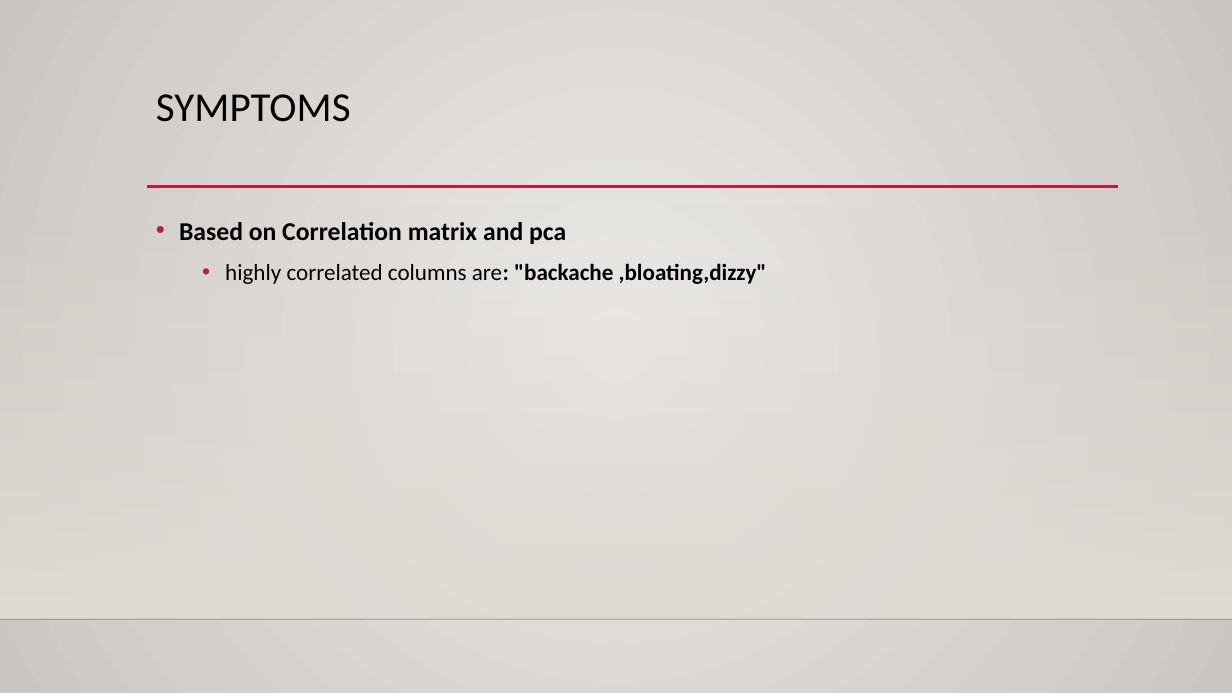
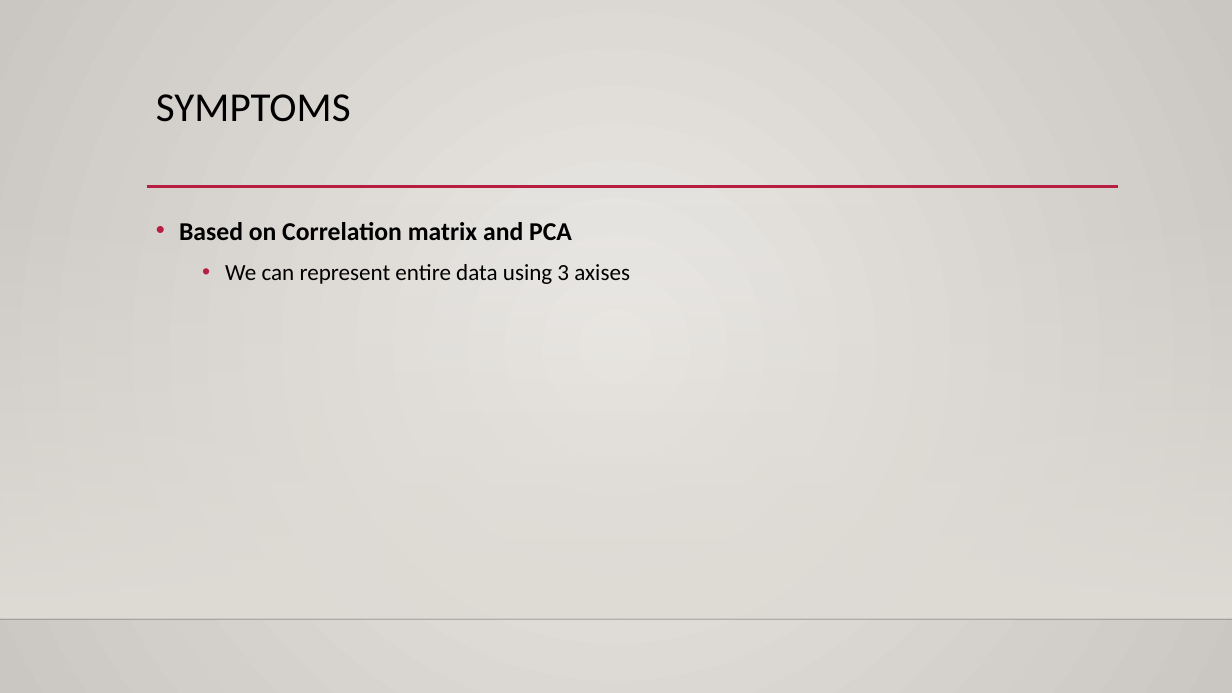
Before and after one commit to RajHarry/Women-Periods-Data-Analysis, a slide deck: slide 6 of PsLove dataset analyzation.pptx (slide 7 before the commit). Drawn at 1232x693 pixels with LibreOffice and Linux fonts; fonts in the diff are those of the drawing; background and template pictures are left out. Boxes give left, top, right and bottom in pixels: in the first picture for what was removed or moved away, otherwise in the second. Text is boxed around its words. In the diff, an @@ line names an element or a change of style, - is before the commit and + after.

Commit message:
presentations
final_two

```diff
--- a/PsLove dataset analyzation.pptx
+++ b/PsLove dataset analyzation.pptx
@@ text at [179,222,630,284]: text changed; bold off @@
-• Based on Correlation matrix and pca
-  • highly correlated columns are: "backache ,bloating,dizzy"
+• Based on Correlation matrix and PCA
+  • We can represent entire data using 3 axises
```
Also in this commit, not shown: 1 other slide changed, 1 slide added, 1 slide removed.
